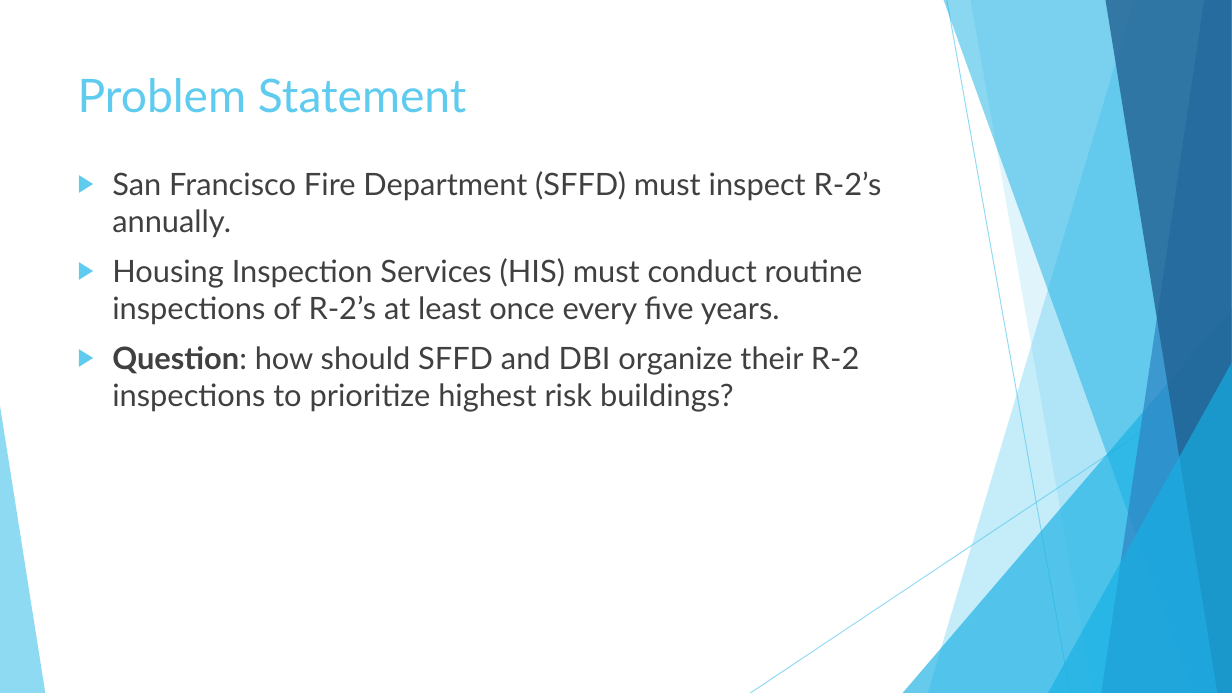
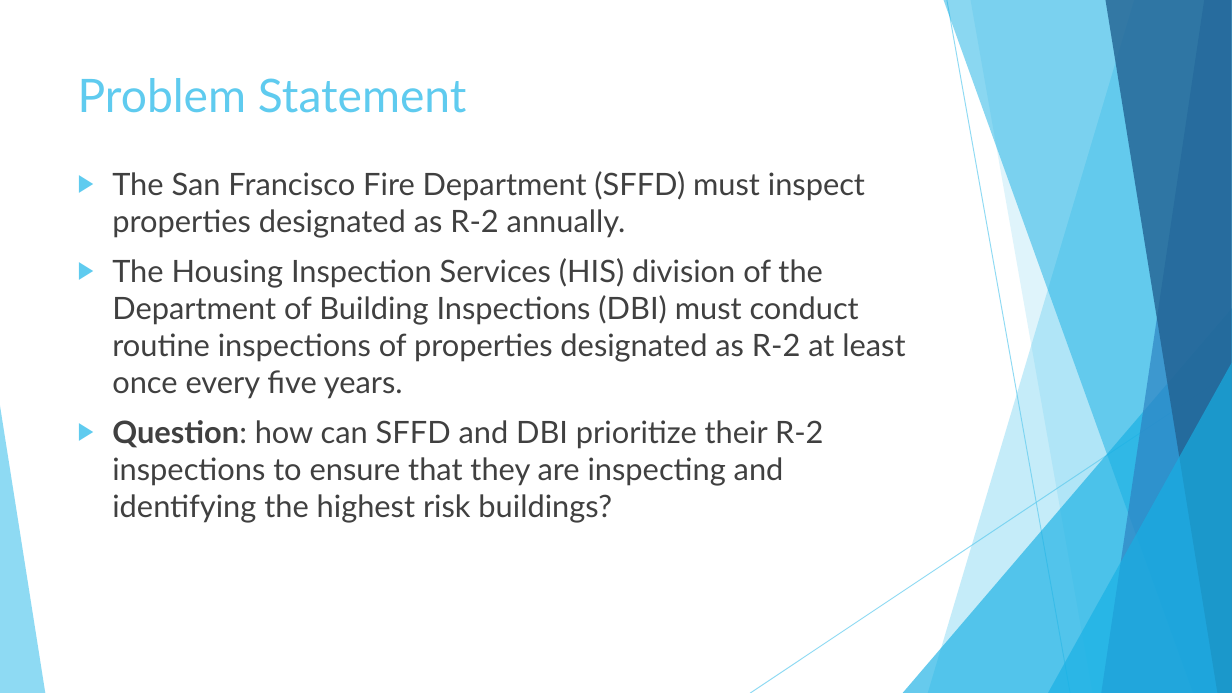
Before and after one commit to justinirving314/sfpd_ds_question, a slide deck: slide 2 of SFPD Interview Presentation.pptx. Drawn at 1232x693 pixels with LibreOffice and Linux fonts; fonts in the diff are those of the drawing. Boxes give left, top, right and bottom in pixels: in the first picture for what was removed or moved away, otherwise in the second. Text is boxed around its words. In the diff, an @@ line names an element or a change of style, - is before the commit and + after.

```diff
--- a/SFPD Interview Presentation.pptx
+++ b/SFPD Interview Presentation.pptx
@@ text at (x1=112, y1=171, x2=905, y2=523): text changed @@
-▶ San Francisco Fire Department (SFFD) must inspect R-2’s annually.
-▶ Housing Inspection Services (HIS) must conduct routine inspections of R-2’s at least once every five years.
-▶ Question: how should SFFD and DBI organize their R-2 inspections to prioritize highest risk buildings?
+▶ The San Francisco Fire Department (SFFD) must inspect properties designated as R-2 annually.
+▶ The Housing Inspection Services (HIS) division of the Department of Building Inspections (DBI) must conduct routine inspections of properties designated as R-2 at least once every five years.
+▶ Question: how can SFFD and DBI prioritize their R-2 inspections to ensure that they are inspecting and identifying the highest risk buildings?
```
Also in this commit, not shown: 4 other slides changed, 7 slides added, 4 slides removed, 29 other files.
